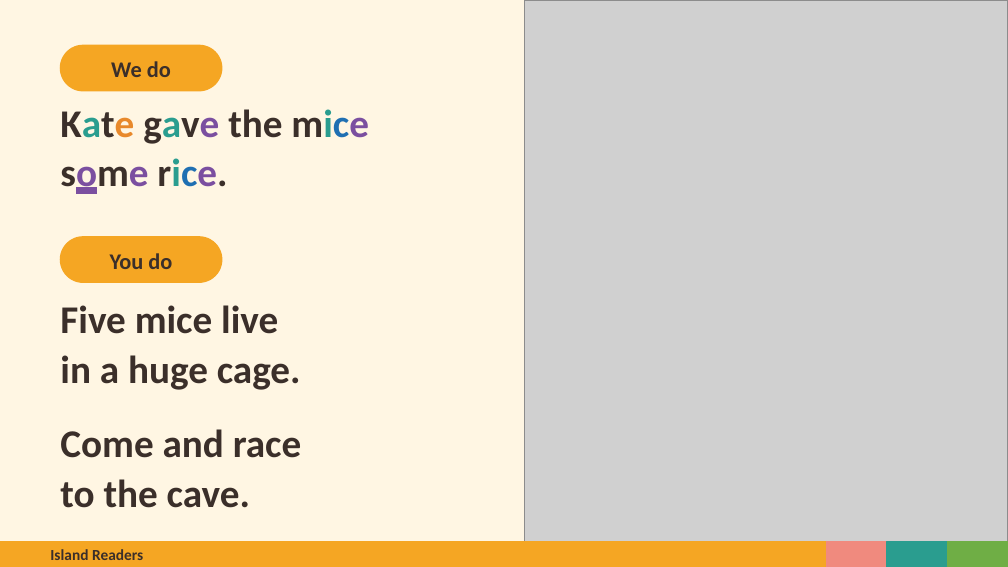
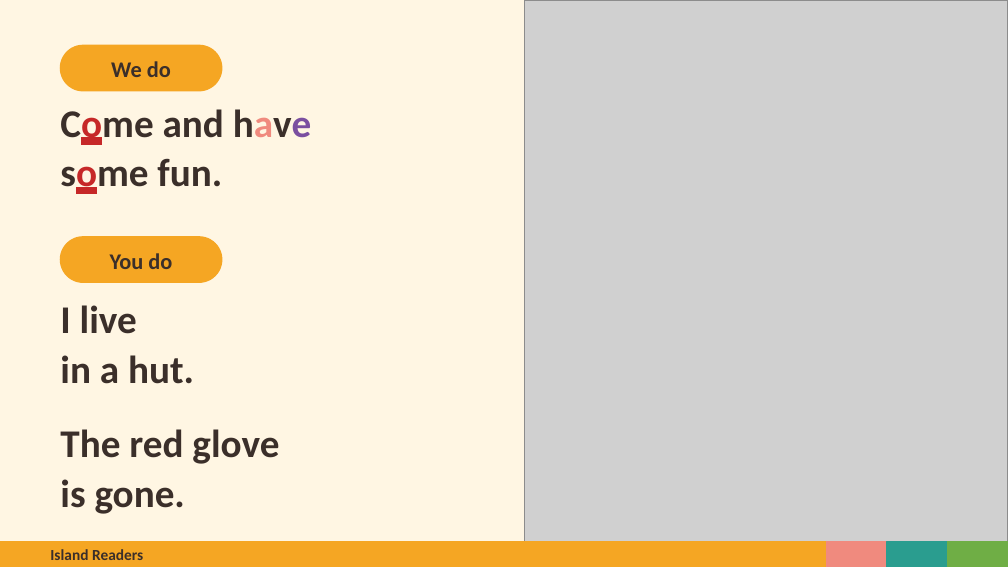
Before and after one commit to Silkwormx/island-readers, a slide deck: slide 27 of materials/unit5/Island_Readers_Tricky_e_Endings.pptx (slide 17 before the commit). Drawn at 1008x567 pixels with LibreOffice and Linux fonts; fonts in the diff are those of the drawing; grey boxes stand for pictures. Boxes give left, top, right and bottom in pixels: in the first picture for what was removed or moved away, otherwise in the second. Text is boxed around its words. In the diff, an @@ line names an element or a change of style, - is before the commit and + after.

```diff
--- a/materials/unit5/Island_Readers_Tricky_e_Endings.pptx
+++ b/materials/unit5/Island_Readers_Tricky_e_Endings.pptx
@@ text at <box>60,109,312,194</box>: text changed @@
-Kate gave the mice
-some rice.
+Come and have
+some fun.
@@ text at <box>60,305,279,514</box>: text changed @@
-Five mice live
-in a huge cage.
-Come and race
-to the cave.
+I live
+in a hut.
+The red glove
+is gone.
```
Also in this commit, not shown: 15 other slides changed, 13 slides added, 2 slides removed, 41 other files.
